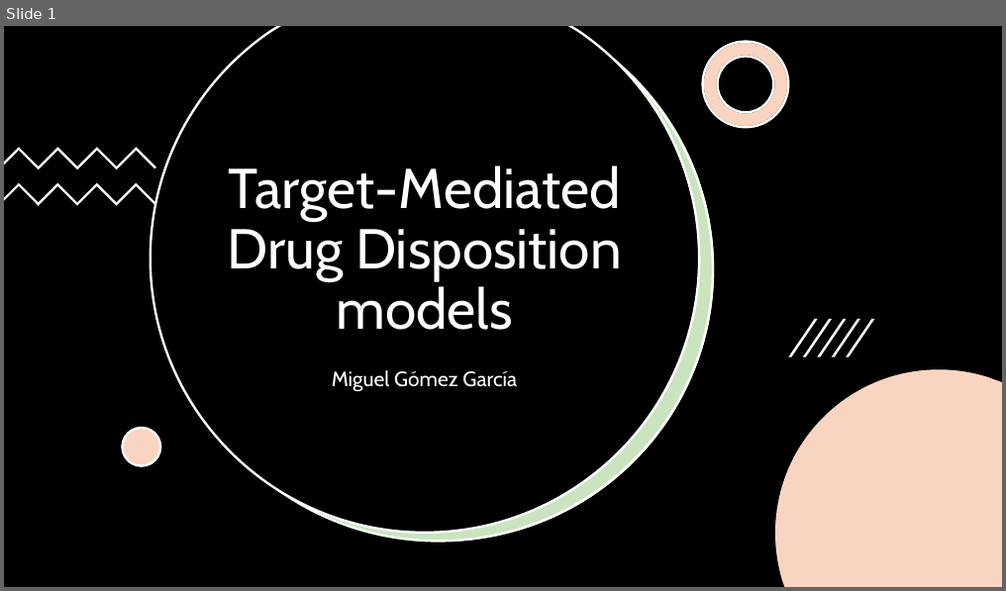
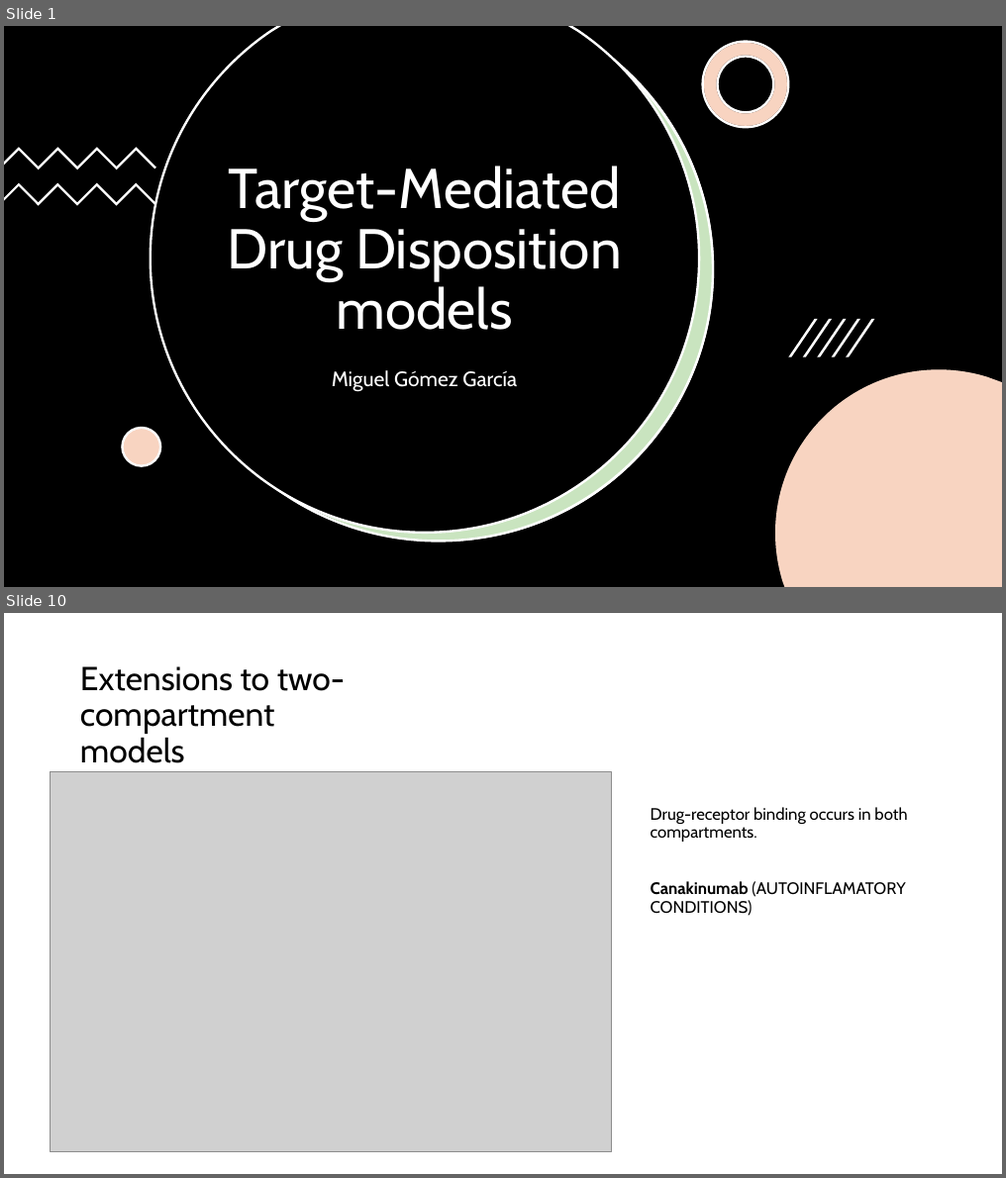
Before and after one commit to MiguelGomGar/TMDD_models_intro, a slide deck: docs/defensa.pptx. Shown one above the other, each under a label of ours: slide 1 before the commit, slides 1 and 10 after it; the slides between them are not shown. The pictures are 1006x591 and 1006x1178 pixels, drawn with LibreOffice and Linux fonts; fonts in the diff are those of the drawing; grey boxes stand for pictures. Boxes give left, top, right and bottom in pixels: in the first picture for what was removed or moved away, otherwise in the second. Text is boxed around its words. In the diff, an @@ line names an element or a change of style, - is before the commit and + after.

```diff
--- a/docs/defensa.pptx
+++ b/docs/defensa.pptx
@@ slide 10 added at (4, 613, 1002, 1174), background #FFFFFF @@
@@ title added at (80, 666, 345, 763), 32 pt, text #000000 @@
+Extensions to two-compartment models
@@ picture added at (51, 771, 612, 1152) @@
@@ text added at (650, 807, 907, 916), 16 pt, text #000000 @@
+Drug-receptor binding occurs in both compartments.
+Canakinumab (AUTOINFLAMATORY CONDITIONS)
```
Also in this commit, not shown: 1 slide changed, 7 other slides added, 1 slide removed, 13 other files.
